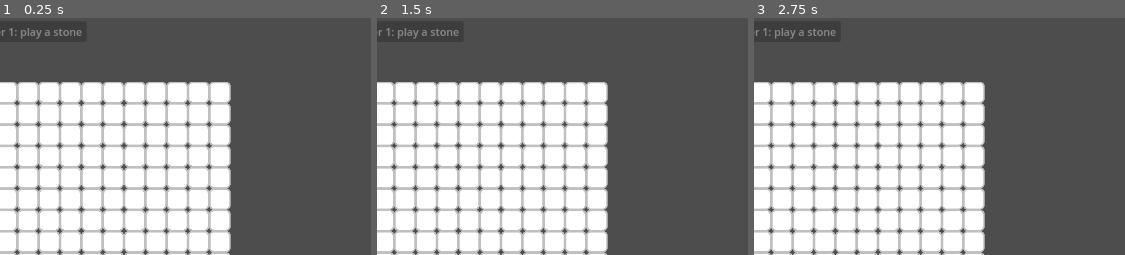
Above: before the commit, frames 1-3 (left to right).
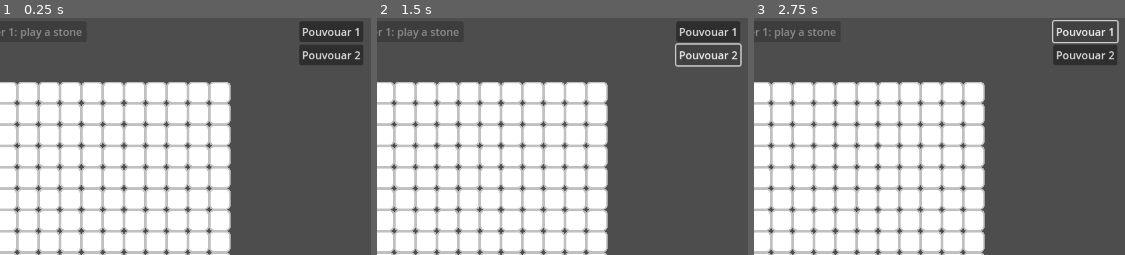
Above: after the commit, the same moments.

Repository: Kevar/CardJammers
Game: Godot game, scene res://scenes/main_2.tscn
Same seed, same stepped clock (60 frames per second), same inputs: the game is played once before the commit and once after it.
Inputs (mouse positions are % of the whole screen's width and height, from its top left):
- Up to frame 1 (0.25 s): no input
- Up to frame 2 (1.5 s): click (95, 3) at 0.5 s, where only the run after the commit has a clickable "Pouvouar 1"; click (95, 8) at 1.25 s, where only the run after the commit has a clickable "Pouvouar 2"
- Up to frame 3 (2.75 s): click (95, 3) at 2 s, where only the run after the commit has a clickable "Pouvouar 1"
The pictures show only the part of the screen within x 50-100%, y 0-50%; the shares and areas given below are measured in that part.

The runs differ from the first frame. In frame 1, 2.6% of the frame differs, in the area x 80-98%, y 1-20%; in frame 2, 1.9%; in frame 3, 1.8%.

Commit message:
quick setup power system

Diff:
--- /dev/null
+++ b/powers/p1.tres
@@ -0,0 +1,7 @@
+[gd_resource type="Resource" script_class="Power" load_steps=2 format=3 uid="uid://bi7ep37xhigql"]
+
+[ext_resource type="Script" path="res://scripts/power.gd" id="1_k7rl1"]
+
+[resource]
+script = ExtResource("1_k7rl1")
+description = "Pouvouar 1"
--- /dev/null
+++ b/powers/p2.tres
@@ -0,0 +1,7 @@
+[gd_resource type="Resource" script_class="Power" load_steps=2 format=3 uid="uid://cgs2cwpv4rgp7"]
+
+[ext_resource type="Script" path="res://scripts/power.gd" id="1_hi4co"]
+
+[resource]
+script = ExtResource("1_hi4co")
+description = "Pouvouar 2"
--- a/scenes/main_2.tscn
+++ b/scenes/main_2.tscn
@@ -13,11 +13,14 @@
 [ext_resource type="Resource" uid="uid://thgvwqk2uvln" path="res://patterns/p_death.tres" id="9_npdoo"]
 [ext_resource type="Resource" uid="uid://bqxsqrss034k6" path="res://patterns/p_dragon.tres" id="10_rrygt"]
 [ext_resource type="Resource" uid="uid://qfhkgr6kwgnt" path="res://patterns/p_eel.tres" id="11_ql8a0"]
-[ext_resource type="AudioStream" uid="uid://dp1xkcls03u2u" path="res://assets/main_theme.mp3" id="14_nm0rc"]
+[ext_resource type="Resource" uid="uid://bi7ep37xhigql" path="res://powers/p1.tres" id="12_xig8h"]
+[ext_resource type="Resource" uid="uid://cgs2cwpv4rgp7" path="res://powers/p2.tres" id="13_vam3o"]
+[ext_resource type="AudioStream" uid="uid://bw3rcoe6658ac" path="res://assets/main_theme.mp3" id="14_nm0rc"]
 
 [node name="main2" type="Node2D"]
 script = ExtResource("1_1f3i2")
 objectives = Array[Resource("res://scripts/pattern.gd")]([ExtResource("2_3gosh"), ExtResource("3_l7fcd"), ExtResource(" …(181 unchanged characters)…
+powers = Array[Resource("res://scripts/power.gd")]([ExtResource("12_xig8h"), ExtResource("13_vam3o")])
 
 [node name="board2" parent="." instance=ExtResource("1_udjra")]
 cellScene = ExtResource("2_1cud1")
@@ -28,17 +31,28 @@
 
 [node name="CanvasLayer" type="CanvasLayer" parent="Camera2D"]
 
-[node name="GridContainer" type="GridContainer" parent="Camera2D/CanvasLayer"]
+[node name="Objectives" type="GridContainer" parent="Camera2D/CanvasLayer"]
 anchors_preset = 15
 anchor_right = 1.0
 anchor_bottom = 1.0
 offset_left = 5.0
 offset_top = 5.0
-offset_right = -5.0
+offset_right = -600.0
 offset_bottom = -5.0
 grow_horizontal = 2
 grow_vertical = 2
 columns = 2
+
+[node name="Powers" type="GridContainer" parent="Camera2D/CanvasLayer"]
+anchors_preset = 15
+anchor_right = 1.0
+anchor_bottom = 1.0
+offset_left = 1007.0
+offset_top = 5.0
+offset_right = -3.0
+offset_bottom = -5.0
+grow_horizontal = 2
+grow_vertical = 2
 
 [node name="GlobalActionButton" type="Button" parent="Camera2D/CanvasLayer"]
 custom_minimum_size = Vector2(120, 30)
--- /dev/null
+++ b/scenes/power_view.tscn
@@ -0,0 +1,11 @@
+[gd_scene load_steps=2 format=3 uid="uid://dl62wey2fh34p"]
+
+[ext_resource type="Script" path="res://scripts/power_view.gd" id="1_leyky"]
+
+[node name="power_view" type="Button"]
+anchors_preset = 15
+anchor_right = 1.0
+anchor_bottom = 1.0
+grow_horizontal = 2
+grow_vertical = 2
+script = ExtResource("1_leyky")
--- a/scripts/game_manager.gd
+++ b/scripts/game_manager.gd
@@ -150,21 +150,38 @@
 	return false
 
 func find_sub_pattern(pattern_bits:int, state:CellState) -> Vector2i:
-
-	var pv1:Pattern = Pattern.new()
-	pv1.bits = pattern_bits
-
 	for x in range(-4, boardWidth):
 		for y in range(-4, boardHeight):
 			var p:int = extract_pattern(x, y, state)
-
-			var pv2:Pattern = Pattern.new()
-			pv2.bits = p
-
 			if p & pattern_bits == pattern_bits:
 				return Vector2i(x, y)
 
 	return Vector2i(-10, -10) #Mettre -1 crée des faux négatifs avec les patterns dans le coin supérieur gauche
+
+func find_sub_pattern_with_mandatory_pos(pattern_bits:int, state:CellState, mandatory:Array[Vector2i]) -> Vector2i:
+	for x in range(-4, boardWidth):
+		for y in range(-4, boardHeight):
+			# 1 : On vérifie d'abord que l'un des éléments obligatoires coïncide avec le pattern construit à cette position
+			var mandatoryOK:bool = false
+
+			for m:Vector2i in mandatory:
+				var localX = m.x - x
+				var localY = m.y - y
+
+				if localX >= 0 && localY >= 0 && localX < 5 && localY < 5:
+					var localPatternIndex = localX + localY * 5
+					if pattern_bits & 1 << localPatternIndex == 1 << localPatternIndex:
+						mandatoryOK = true
+						break
+
+			# 2 : On vérifie si ça matche le pattern complet
+			if mandatoryOK:
+				var p:int = extract_pattern(x, y, state)
+				if p & pattern_bits == pattern_bits:
+					return Vector2i(x, y)
+
+	return Vector2i(-10, -10) #Mettre -1 crée des faux négatifs avec les patterns dans le coin supérieur gauche
+
 
 func stone_pattern_at(pattern_bits:int, state:CellState, x:int, y:int):
 	for ix in range(0, 5):
--- a/scripts/main_2.gd
+++ b/scripts/main_2.gd
@@ -1,9 +1,11 @@
 extends Node2D
 
-@onready var grid:GridContainer = $Camera2D/CanvasLayer/GridContainer
+@onready var objectivesGrid:GridContainer = $Camera2D/CanvasLayer/Objectives
+@onready var powerGrid:GridContainer = $Camera2D/CanvasLayer/Powers
 @onready var globalActionButton:Button = $Camera2D/CanvasLayer/GlobalActionButton
 
 @export var objectives:Array[Pattern]
+@export var powers:Array[Power]
 
 func _ready():
 	var pV:PackedScene = load("res://scenes/pattern_view.tscn")
@@ -14,7 +16,14 @@
 		var pView:PatternView = pV.instantiate()
 		pView.pattern = obj
 		pView.check_pattern.connect(_on_pattern_view_check_pattern)
-		grid.add_child(pView)
+		objectivesGrid.add_child(pView)
+
+	var powV:PackedScene = load("res://scenes/power_view.tscn")
+
+	for pow:Power in powers:
+		var powView:PowerView = powV.instantiate()
+		powView.power = pow
+		powerGrid.add_child(powView)
 
 func _process(_delta):
 	if GameManager.currentPlayerCanPlayAStone:
--- /dev/null
+++ b/scripts/power.gd
@@ -0,0 +1,4 @@
+extends Resource
+class_name Power
+
+@export var description:String = ""
--- /dev/null
+++ b/scripts/power_view.gd
@@ -0,0 +1,7 @@
+extends Button
+class_name PowerView
+
+@export var power:Power
+
+func _ready():
+	text = power.description
Not shown: 1 places in scenes/main_2.tscn that only renumber resources
